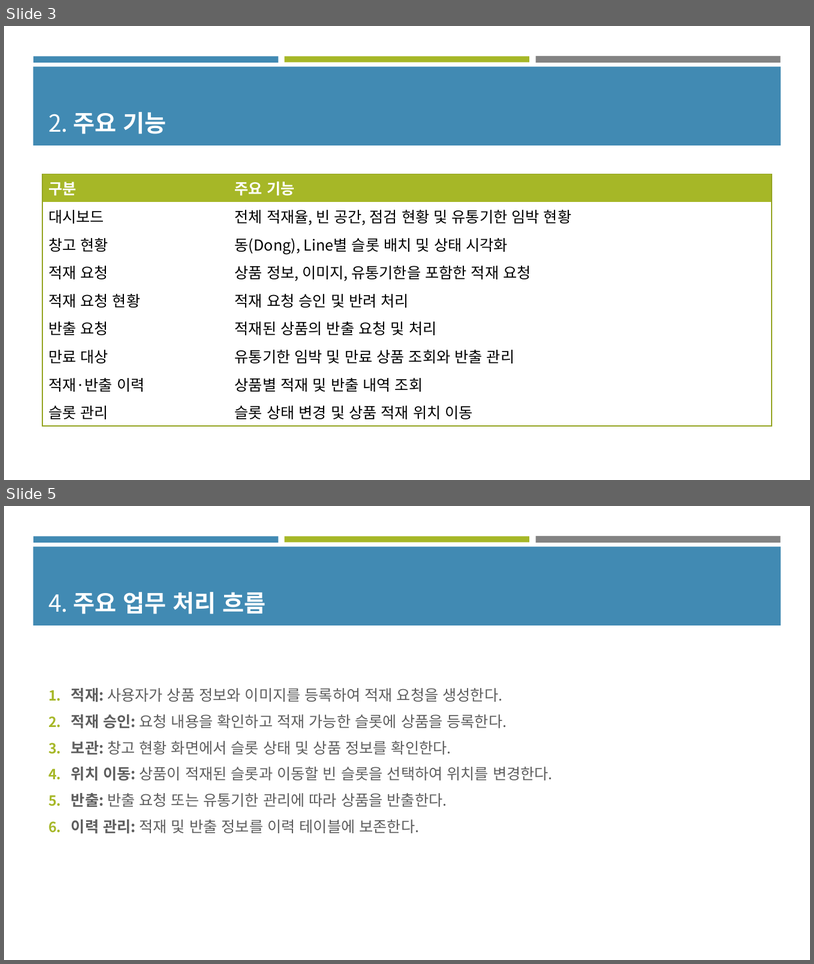
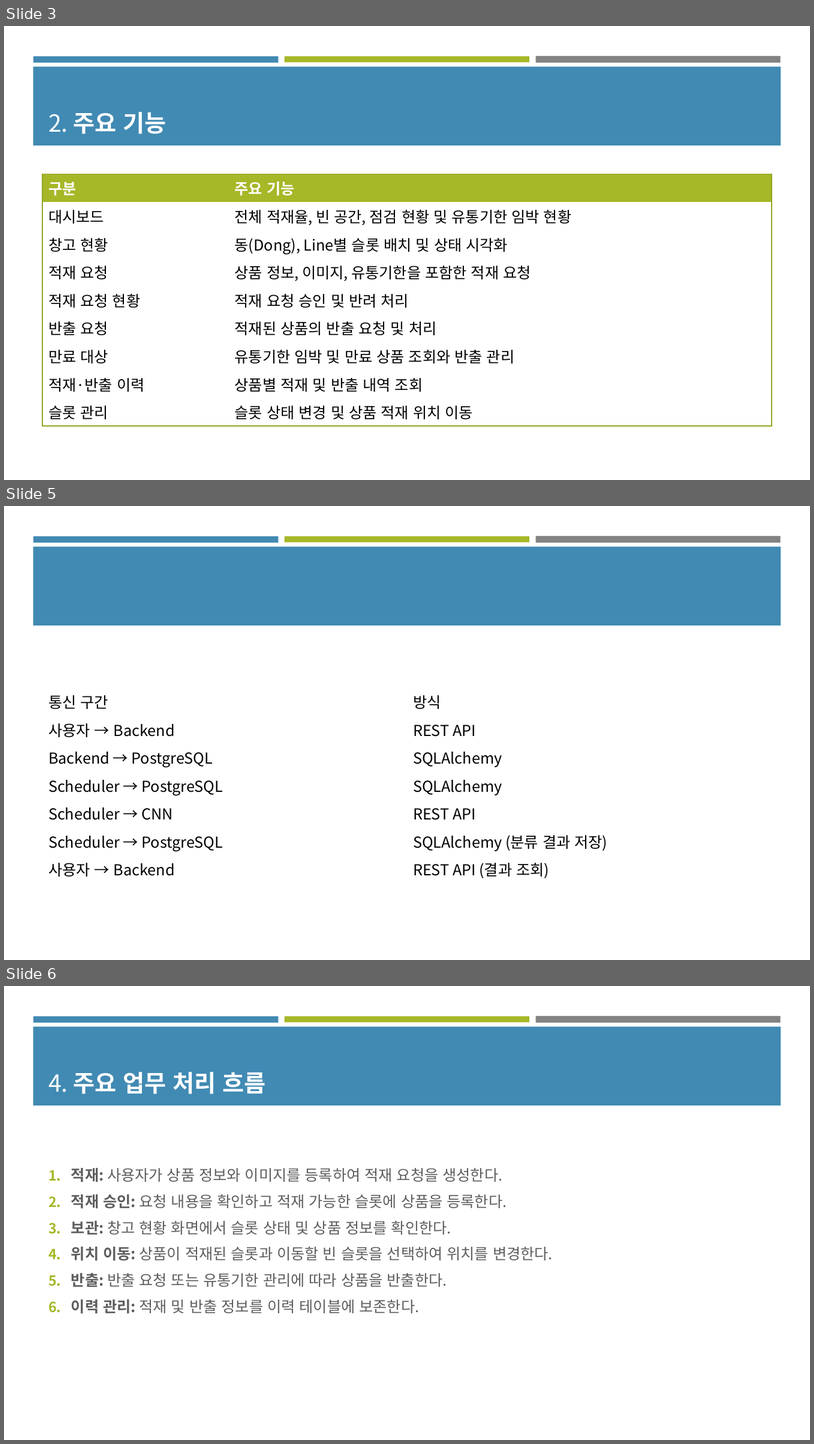
Before and after one commit to mkim0203/yolo_mini_project, a slide deck: 창고관리.pptx. Shown one above the other, each under a label of ours: slides 3 and 5 before the commit, slides 3, 5 and 6 after it; the slides between them are not shown. The pictures are 814x964 and 814x1444 pixels, drawn with LibreOffice and Linux fonts; fonts in the diff are those of the drawing. Boxes give left, top, right and bottom in pixels: in the first picture for what was removed or moved away, otherwise in the second. Text is boxed around its words. In the diff, an @@ line names an element or a change of style, - is before the commit and + after.

```diff
--- a/창고관리.pptx
+++ b/창고관리.pptx
@@ slide 5 added at bbox=[4, 506, 810, 960], background #FFFFFF; not listed: 4 template elements that a slide beside it also shows @@
@@ table added at bbox=[43, 687, 772, 880], 7 rows, 2 columns @@
+통신 구간 | 방식
+사용자 → Backend | REST API
+Backend → PostgreSQL | SQLAlchemy
+Scheduler → PostgreSQL | SQLAlchemy
+Scheduler → CNN | REST API
+Scheduler → PostgreSQL | SQLAlchemy (분류 결과 저장)
+사용자 → Backend | REST API (결과 조회)
@@ what was slide 5 is now slide 6 @@
```
Also in this commit, not shown: 1 slide changed, 19 other files.
